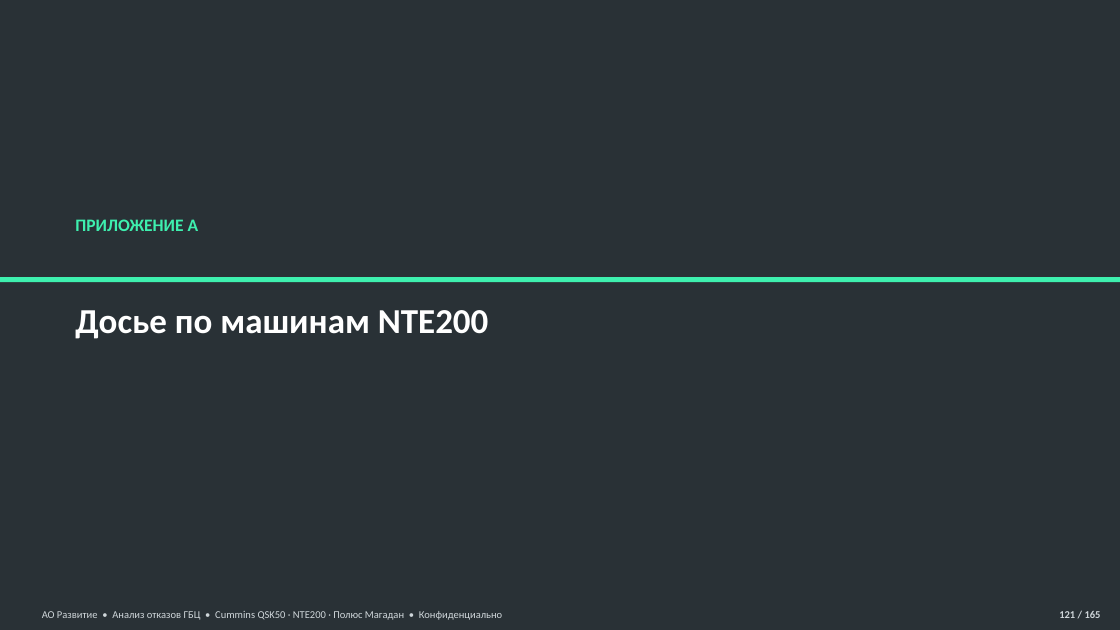
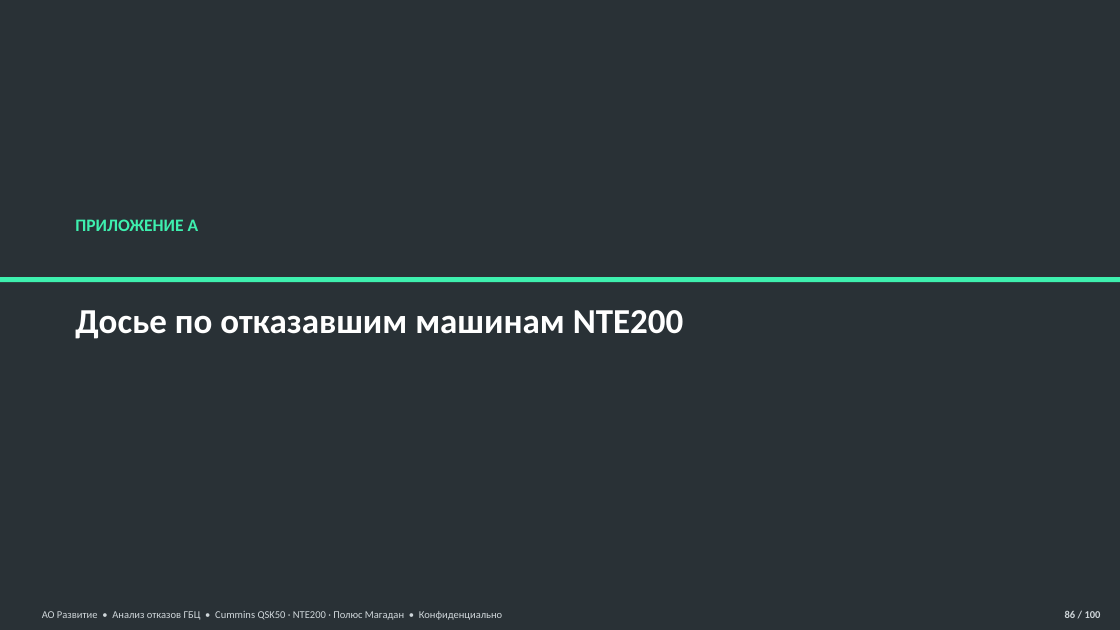
Before and after one commit to victorekuznetsov/NTE200, a slide deck: slide 86 of 05 Отчёты/Презентации/Анализ_ГБЦ_QSK50_NTE200_БОЛЬШОЙ.pptx (slide 121 before the commit). Drawn at 1120x630 pixels with LibreOffice and Linux fonts; fonts in the diff are those of the drawing. Boxes give left, top, right and bottom in pixels: in the first picture for what was removed or moved away, otherwise in the second. Text is boxed around its words. In the diff, an @@ line names an element or a change of style, - is before the commit and + after.

```diff
--- a/05 Отчёты/Презентации/Анализ_ГБЦ_QSK50_NTE200_БОЛЬШОЙ.pptx
+++ b/05 Отчёты/Презентации/Анализ_ГБЦ_QSK50_NTE200_БОЛЬШОЙ.pptx
@@ text at (75,310,683,339): text changed @@
-Досье по машинам NTE200
+Досье по отказавшим машинам NTE200
@@ text at (1065,611,1101,618): text changed @@
-121 / 165
+86 / 100
```
Also in this commit, not shown: 82 other slides changed, 17 slides added, 82 slides removed, 1 other file.
